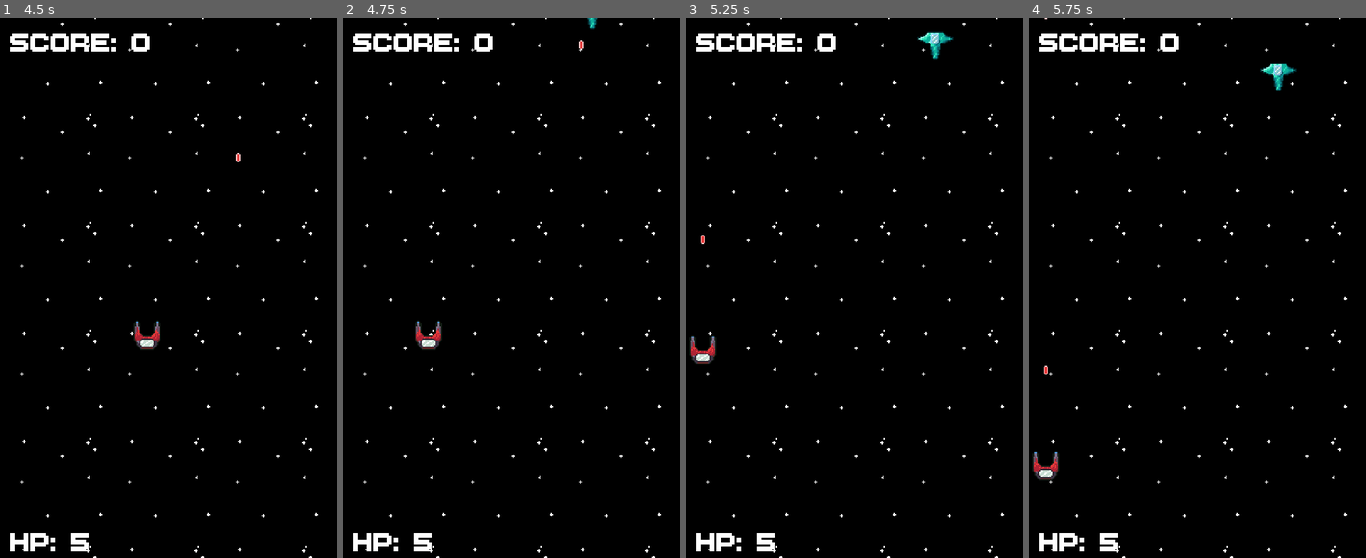
Above: before the commit, frames 1-4 (left to right).
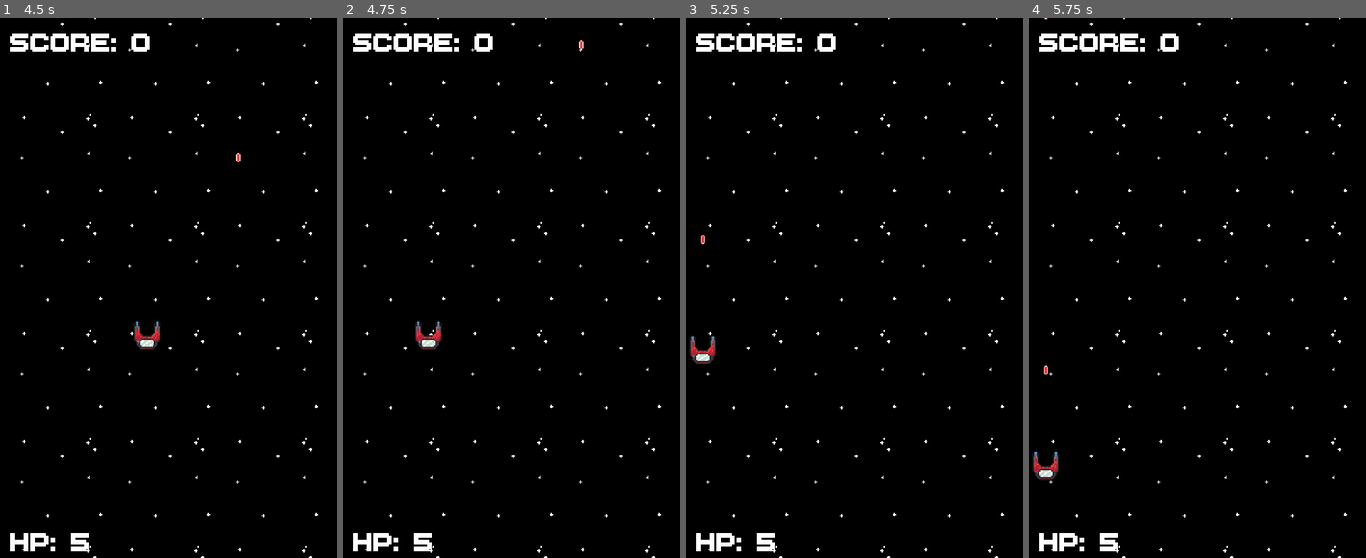
Above: after the commit, the same moments.

Repository: MEga9-C4ortik/Cosmo
Game: Godot game, scene res://scenes/game.tscn
Two runs of this game, one before a commit and one after it. Both use one fixed random seed, a clock stepped at 60 frames per second and the inputs below.
Inputs:
- Up to frame 1 (4.5 s): tap Enter at 0.5 s; hold D (move_right) 0.53-1.28 s; hold Space (shoot) 0.53-1.28 s; hold S (move_down) 1.28-2.03 s; tap Space (shoot) at 1.35, 2.85, 4.35 s; tap R (Restart) at 2 s; hold D (move_right) 2.03-2.78 s; hold Space (shoot) 2.03-2.78 s; hold W (move_up) 2.78-3.53 s; hold Space (shoot) 3.53-4.28 s; hold A (move_left) from 3.53 s (still down)
- Up to frame 2 (4.75 s): keep holding A (move_left)
- Up to frame 3 (5.25 s): release A (move_left) at 5.03 s; hold S (move_down) from 5.03 s (still down); hold Space (shoot) from 5.03 s (still down)
- Up to frame 4 (5.75 s): keep holding S (move_down); keep holding Space (shoot)

Frame 1 is identical in both runs. In frame 2, less than 0.1% of the frame differs, in the area x 72-76%, y 0-3%; in frame 3, 0.3%, in the area x 68-80%, y 2-8%; in frame 4, 0.3%.

Commit message:
fix some wave creating proc

Diff:
--- a/scenes/enemy.tscn
+++ b/scenes/enemy.tscn
@@ -4,6 +4,7 @@
 [ext_resource type="Script" uid="uid://c8id1fcsguk37" path="res://scripts/enemy.gd" id="1_md0e3"]
 
 [sub_resource type="RectangleShape2D" id="RectangleShape2D_bhunq"]
+size = Vector2(24, 22)
 
 [node name="Enemy" type="Area2D" unique_id=1990872275]
 position = Vector2(136, 88)
@@ -16,7 +17,7 @@
 texture = ExtResource("1_7p1mj")
 
 [node name="CollisionShape2D" type="CollisionShape2D" parent="." unique_id=15327362]
-position = Vector2(0, -1)
+position = Vector2(0, -2)
 shape = SubResource("RectangleShape2D_bhunq")
 
 [connection signal="area_entered" from="." to="." method="_on_area_entered"]
--- a/scenes/player.tscn
+++ b/scenes/player.tscn
@@ -6,7 +6,7 @@
 [sub_resource type="RectangleShape2D" id="RectangleShape2D_bhunq"]
 
 [sub_resource type="RectangleShape2D" id="RectangleShape2D_g2els"]
-size = Vector2(16, 14)
+size = Vector2(20, 21)
 
 [node name="player" type="CharacterBody2D" unique_id=865925559]
 position = Vector2(37, 26)
@@ -28,6 +28,7 @@
 collision_mask = 4
 
 [node name="HitBoxCollision" type="CollisionShape2D" parent="HitBox" unique_id=349402641]
+position = Vector2(0, 1.5)
 shape = SubResource("RectangleShape2D_g2els")
 
 [connection signal="area_entered" from="HitBox" to="." method="_on_hit_box_area_entered"]
--- a/scripts/game_manager.gd
+++ b/scripts/game_manager.gd
@@ -2,13 +2,11 @@
 
 var score: int = 0
 var is_game_over:bool = false
-var screen_size = 0
 
 signal score_changed(value)
 signal game_over(final_score)
 
 func _ready() -> void:
-	screen_size = get_viewport().get_visible_rect()
 	is_game_over = false
 	score_changed.emit(0)
 
--- a/scripts/wave_manager.gd
+++ b/scripts/wave_manager.gd
@@ -6,16 +6,17 @@
 const WAVE_DURATION = 22.0
 const MIN_INTERVAL = 1.0
 
-var templates = ["default", "row", "circle"]
-var curr_templ = 0
+const TEMPLATES = ["row", "row", "curve"]
+var screen_w:float = 0
 
 var wave_number:int = 0
 var wave_enemy_number:int = 0
+var curr_template:int = 0
 var to_spawn:int = 0
 var alive:int = 0
-var enemy_hp = 0
-var enemy_points = 0
-var enemy_speed = 0
+var enemy_hp:int = 0
+var enemy_points:int = 0
+var enemy_speed:float = 0
 var is_running:bool = false
 
 @export var enemies_container: Node
@@ -24,14 +25,21 @@
 signal wave_started(n)
 
 func _ready() -> void:
+	screen_w = get_viewport().get_visible_rect().size.x
 	start_wave()
+
+func stop():
+	$SpawnTimer.stop()
+	$WaveDelay.stop()
+	is_running = false
 
 func start_wave():
 	is_running = true
 	wave_number += 1
 	wave_started.emit(wave_number)
+	curr_template = (wave_number-1) % TEMPLATES.size()
 
-	enemy_hp = 2 + int((wave_number - 1) / 5.0)
+	enemy_hp = min(2 + int((wave_number - 1) / 5.0), 12)
 	enemy_speed = 50 + 40.0 * wave_number / (wave_number + 8.0)
 	enemy_points = enemy_hp * 50
 
@@ -40,18 +48,32 @@
 
 	$"SpawnTimer".wait_time = max(WAVE_DURATION / wave_enemy_number, MIN_INTERVAL)
 	$SpawnTimer.start()
+	print("Wave: " + str(wave_number))
+	print("Enemy num: " + str(wave_enemy_number))
+	print("Curr template: " + str(TEMPLATES[curr_template]))
 
 
 func _on_spawn_timer_timeout() -> void:
-	var enemy = create_enemy()
+	if to_spawn <= 0:
+		match TEMPLATES[curr_template]:
+			"rain":
+				spawn_rain()
+			"row":
+				spawn_row()
+			"curve":
+				spawn_curve()
+			_:
+				spawn_rain()
+				printerr("Error: Unexpected template number")
 
-	if to_spawn == 0:
-		$SpawnTimer.stop()
+		to_spawn -= 1
+		if to_spawn <= 0:
+			$SpawnTimer.stop()
 
-func create_enemy() -> Node2D:
+func create_enemy(position: Vector2) -> void:
 	var enemy = ENEMY_PLAN.instantiate()
 	enemies_container.add_child(enemy)
-	enemy.global_position = Vector2(randf_range(ENEMY_MARGIN, 300-ENEMY_MARGIN), -20)
+	enemy.global_position = position
 	enemy.hp = enemy_hp
 	enemy.speed = enemy_speed
 	enemy.points = enemy_points
@@ -60,19 +82,35 @@
 	enemy.died.connect(_on_enemy_died)
 	enemy.tree_exited.connect(_on_enemy_gone)
 
-	to_spawn -= 1
 	alive += 1
 
-	return enemy
+func spawn_rain():
+	if is_running and to_spawn > 0:
+		create_enemy(Vector2(randf_range(ENEMY_MARGIN, screen_w - ENEMY_MARGIN), -20))
+
+func spawn_row():
+	var position = Vector2(ENEMY_MARGIN, -20)
+
+	while is_running and to_spawn > 0:
+		create_enemy(position)
+		if !(position.x > screen_w):
+			print("pos: " + str(position))
+			position = Vector2(position.x + ENEMY_MARGIN * 3.5, -20)
+		else:
+			break
+
+
+func spawn_curve():
+	var where = ENEMY_MARGIN
+	var position = 0
+
+	if is_running and to_spawn > 0:
+		position = Vector2(where, -20)
+		create_enemy(position)
 
 func _on_wave_delay_timeout() -> void:
 	if is_running:
 		start_wave()
-
-func stop():
-	$SpawnTimer.stop()
-	$WaveDelay.stop()
-	is_running = false
 
 func _on_enemy_died(points: Variant) -> void:
 	enemy_died.emit(points)
Binary file added: assets/sunset.png
Not shown, added: assets/sunset.png.import
